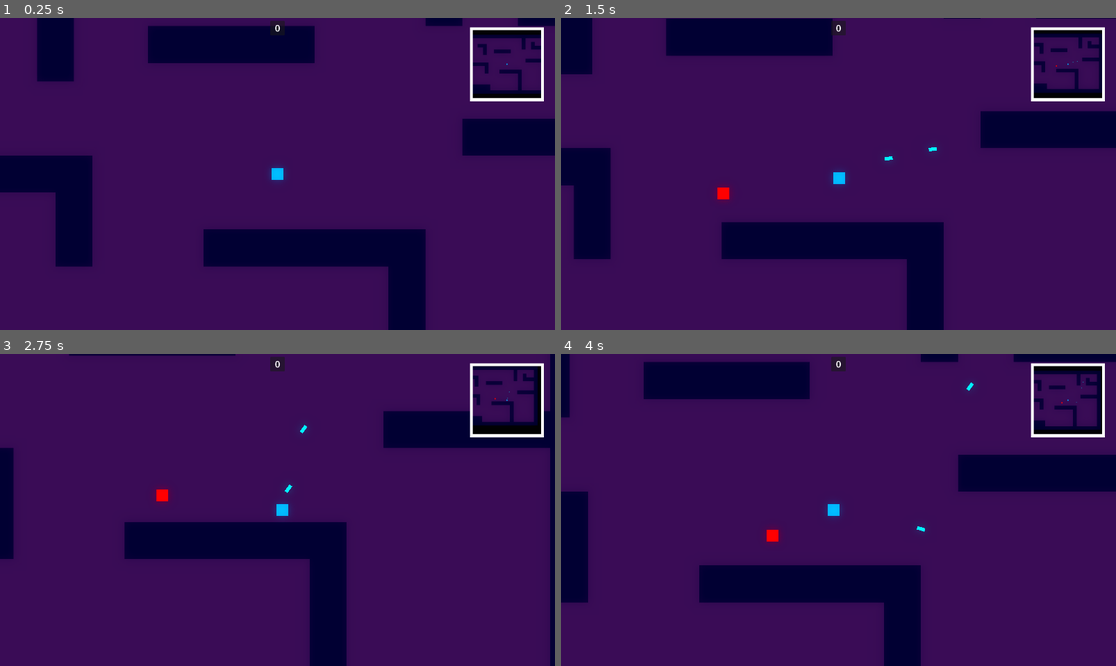
Above: before the commit, frames 1-4 (two rows, left to right).
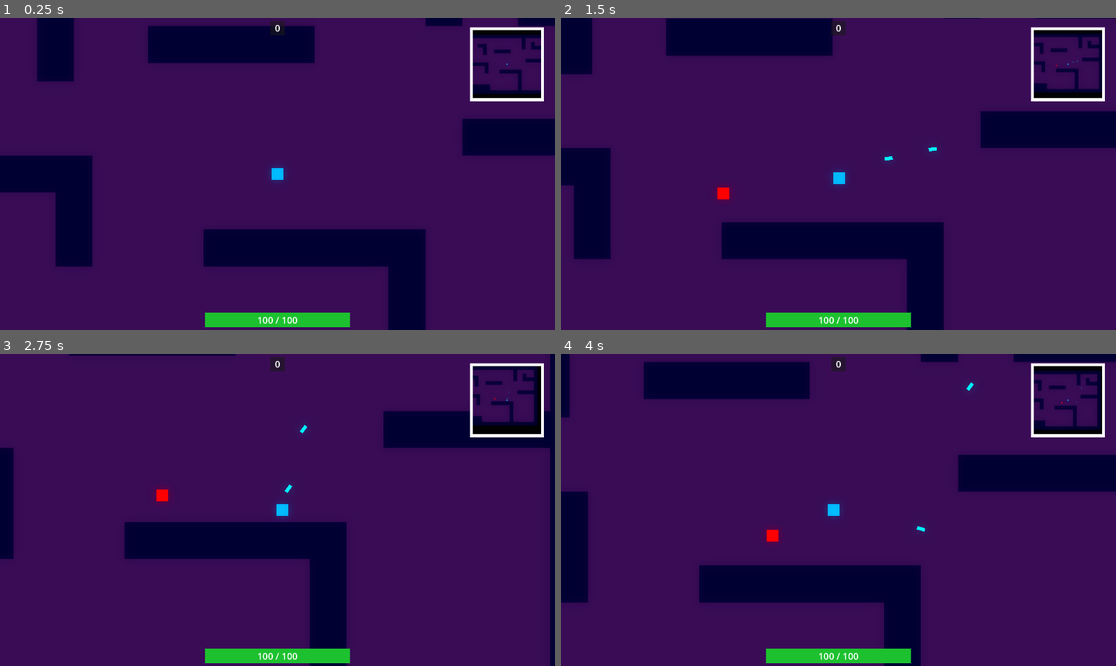
Above: after the commit, the same moments.

Repository: Chebrbober/Geometric-Bullet
Game: Godot game, scene res://stages/game/arena.tscn
Two runs of this game, one before a commit and one after it. Both use one fixed random seed, a clock stepped at 60 frames per second and the inputs below.
Inputs (mouse positions are in pixels of both pictures, inside the frame that each line leads up to):
- Up to frame 1 (0.25 s): no input
- Up to frame 2 (1.5 s): tap Enter at 0.5 s; move the mouse to (960, 158) at 0.52 s; press the mouse at (960, 158) at 0.53 s; hold Right (move_right) 0.53-1.28 s; move the mouse to (727, 189) at 1.27 s; release the mouse at (727, 189) at 1.28 s; hold S (move_down) from 1.28 s (still down); click (727, 189) at 1.35 s
- Up to frame 3 (2.75 s): move the mouse to (333, 441) at 2.02 s; release S (move_down) at 2.03 s; press the mouse at (333, 441) at 2.03 s; hold Right (move_right) from 2.03 s (still down)
- Up to frame 4 (4 s): move the mouse to (810, 572) at 2.77 s; release Right (move_right) at 2.78 s; release the mouse at (810, 572) at 2.78 s; hold W (move_up) 2.78-3.53 s; click (810, 572) at 2.85 s; move the mouse to (1005, 556) at 3.52 s; press the mouse at (1005, 556) at 3.53 s; hold A (move_left) from 3.53 s (still down)

The runs differ from the first frame. In frame 1, 1.2% of the frame differs, in the area x 36-64%, y 94-100%; in frame 2, 1.2%; in frame 3, 1.2%, in the area x 36-93%, y 5-100%; in frame 4, 1.2%.

Commit message:
Add working health bar with hp_label

Diff:
--- a/entities/enemies/cube_enemy/cube_enemy.tscn
+++ b/entities/enemies/cube_enemy/cube_enemy.tscn
@@ -18,8 +18,8 @@
 script = ExtResource("1_0i51t")
 spawn_rate = 1.0
 speed = 50.0
-max_health = 10
-damage = 5
+max_health = 10.0
+damage = 1.0
 
 [node name="Polygon2D" parent="." index="0" unique_id=1340460375]
 color = Color(1, 0, 0, 1)
--- a/entities/entity.gd
+++ b/entities/entity.gd
@@ -8,13 +8,13 @@
 @onready var stun_timer: Timer = $StunTimer
 @onready var polygon2d: Polygon2D = $Polygon2D
 @onready var native_color: Color = polygon2d.color
+@onready var blood_color: Color = polygon2d.color - Color(0.2, 0.2, 0.2, 0.1)
 
 var tween: Tween
 var current_hp: float
 
 func _ready() -> void:
 	current_hp = max_health
-
 
 func take_damage(amount: float) -> void:
 	current_hp -= amount
--- /dev/null
+++ b/entities/health_bar.gd
@@ -0,0 +1,15 @@
+extends ProgressBar
+
+@onready var hp_label: Label = $HPLabel
+
+func _ready() -> void:
+	var player = Global.player
+	if player:
+		player.connect("hp_changed", self._on_hp_changed)
+		_on_hp_changed(player.current_hp, player.max_health)
+	value = Global.player.current_hp
+	max_value = Global.player.max_health
+
+func _on_hp_changed(new_hp: int, max_hp: int) -> void:
+	value = new_hp
+	hp_label.text = str(new_hp) + " / " + str(max_hp)
--- /dev/null
+++ b/entities/health_bar.tscn
@@ -0,0 +1,46 @@
+[gd_scene format=3 uid="uid://bl8r4tcto1oal"]
+
+[ext_resource type="Script" uid="uid://d0do70kxcnska" path="res://entities/health_bar.gd" id="1_0j5km"]
+
+[sub_resource type="StyleBoxFlat" id="StyleBoxFlat_jo5lq"]
+bg_color = Color(0.43171278, 1.3416446e-06, 0.0125891995, 1)
+
+[sub_resource type="StyleBoxFlat" id="StyleBoxFlat_dguew"]
+bg_color = Color(0.115899555, 0.75640684, 0.18372533, 1)
+
+[node name="HealthBar" type="ProgressBar" unique_id=618635886]
+anchors_preset = 7
+anchor_left = 0.5
+anchor_top = 1.0
+anchor_right = 0.5
+anchor_bottom = 1.0
+offset_left = -125.0
+offset_top = -60.0
+offset_right = 375.0
+offset_bottom = -10.0
+grow_horizontal = 2
+grow_vertical = 0
+size_flags_vertical = 8
+theme_override_styles/background = SubResource("StyleBoxFlat_jo5lq")
+theme_override_styles/fill = SubResource("StyleBoxFlat_dguew")
+value = 20.0
+show_percentage = false
+script = ExtResource("1_0j5km")
+
+[node name="HPLabel" type="Label" parent="." unique_id=713869374]
+layout_mode = 1
+anchors_preset = 8
+anchor_left = 0.5
+anchor_top = 0.5
+anchor_right = 0.5
+anchor_bottom = 0.5
+offset_left = -125.0
+offset_top = -13.439972
+offset_right = 125.0
+offset_bottom = 13.439972
+grow_horizontal = 2
+grow_vertical = 2
+theme_override_font_sizes/font_size = 32
+text = "150/150"
+horizontal_alignment = 1
+vertical_alignment = 1
--- a/entities/player/player.gd
+++ b/entities/player/player.gd
@@ -3,6 +3,8 @@
 
 @onready var reload_speed_timer: Timer = $ReloadSpeedTimer
 @export var bullet: PackedScene
+
+signal hp_changed(new_hp: int, max_hp: int)
 
 var can_shoot: bool = true
 
@@ -25,3 +27,7 @@
 
 func _on_reload_speed_timer_timeout() -> void:
 	can_shoot = true
+
+func take_damage(amount: float) -> void:
+	super.take_damage(amount)
+	emit_signal("hp_changed", current_hp, max_health)
--- a/entities/player/player.tscn
+++ b/entities/player/player.tscn
@@ -15,8 +15,8 @@
 script = ExtResource("1_symyc")
 bullet = ExtResource("2_abrql")
 speed = 100.0
-max_health = 100
-damage = 1
+max_health = 100.0
+damage = 1.0
 
 [node name="Polygon2D" parent="." index="0" unique_id=1340460375]
 color = Color(0, 0.6627451, 1, 1)
--- a/entities/wave_manager.gd
+++ b/entities/wave_manager.gd
@@ -59,16 +59,16 @@
 	enemies_to_spawn -= 1
 
 func _complete_wave() -> void:
-	print('sss')
 	wave_completed.emit(current_wave)
-	Global.current_wave += 1
-	_start_new_wave()
 	if current_wave % 3 == 0:
-		get_tree().paused = true
+		get_tree().set_deferred("paused", true)
 		get_parent().get_node("CanvasLayer/UpgradeScreen").visible = true
 		if spawnable_enemy_index < enemy_types.size() - 1:
 			spawnable_enemy_index += 1
 			_add_spawnable_enemy(enemy_types[spawnable_enemy_index])
+
+	Global.current_wave += 1
+	_start_new_wave()
 
 func _get_wave_config() -> Dictionary:
 	return {
--- a/project.godot
+++ b/project.godot
@@ -22,7 +22,6 @@
 
 window/size/viewport_width=1280
 window/size/viewport_height=960
-window/size/mode=4
 window/size/window_width_override=1920
 window/size/window_height_override=1080
 
--- a/stages/game/arena.tscn
+++ b/stages/game/arena.tscn
@@ -9,6 +9,7 @@
 [ext_resource type="Script" uid="uid://dwqre4tmd1ds0" path="res://entities/wave_manager.gd" id="7_nukx0"]
 [ext_resource type="PackedScene" uid="uid://biiyui48anhd" path="res://entities/enemies/cube_enemy/mini_cube_enemy.tscn" id="8_u4cnq"]
 [ext_resource type="PackedScene" uid="uid://6r26cclrysn" path="res://stages/game/upgrade_screen.tscn" id="9_jiu16"]
+[ext_resource type="PackedScene" uid="uid://bl8r4tcto1oal" path="res://entities/health_bar.tscn" id="10_pteoa"]
 
 [sub_resource type="Environment" id="Environment_0hxrk"]
 background_mode = 3
@@ -62,6 +63,11 @@
 [node name="Arena" type="Node2D" unique_id=1772455464]
 script = ExtResource("1_0hxrk")
 
+[node name="Player" parent="." unique_id=1118549784 instance=ExtResource("1_ss5j8")]
+unique_name_in_owner = true
+z_index = 0
+position = Vector2(640, 480)
+
 [node name="WorldEnvironment" type="WorldEnvironment" parent="." unique_id=873573257]
 environment = SubResource("Environment_0hxrk")
 
@@ -114,6 +120,7 @@
 closed = true
 
 [node name="UpgradeScreen" parent="CanvasLayer" unique_id=1168584678 instance=ExtResource("9_jiu16")]
+process_mode = 3
 visible = false
 anchors_preset = 15
 anchor_right = 1.0
@@ -123,14 +130,15 @@
 grow_horizontal = 2
 grow_vertical = 2
 
-[node name="Player" parent="." unique_id=1118549784 instance=ExtResource("1_ss5j8")]
-unique_name_in_owner = true
-z_index = 0
-position = Vector2(640, 480)
+[node name="HealthBar" parent="CanvasLayer" unique_id=618635886 instance=ExtResource("10_pteoa")]
+offset_left = -250.0
+offset_right = 250.0
 
 [node name="WaveManager" type="Node" parent="." unique_id=2082375003]
 unique_name_in_owner = true
 script = ExtResource("7_nukx0")
+starting_wave = null
+initial_spawn_interval = null
 enemy_types = Array[PackedScene]([ExtResource("5_6gq3l"), ExtResource("8_u4cnq")])
 spawnable_enemies = Array[PackedScene]([ExtResource("5_6gq3l")])
 
Not shown, added: entities/health_bar.gd.uid
Not shown, changed: export_presets.cfg
